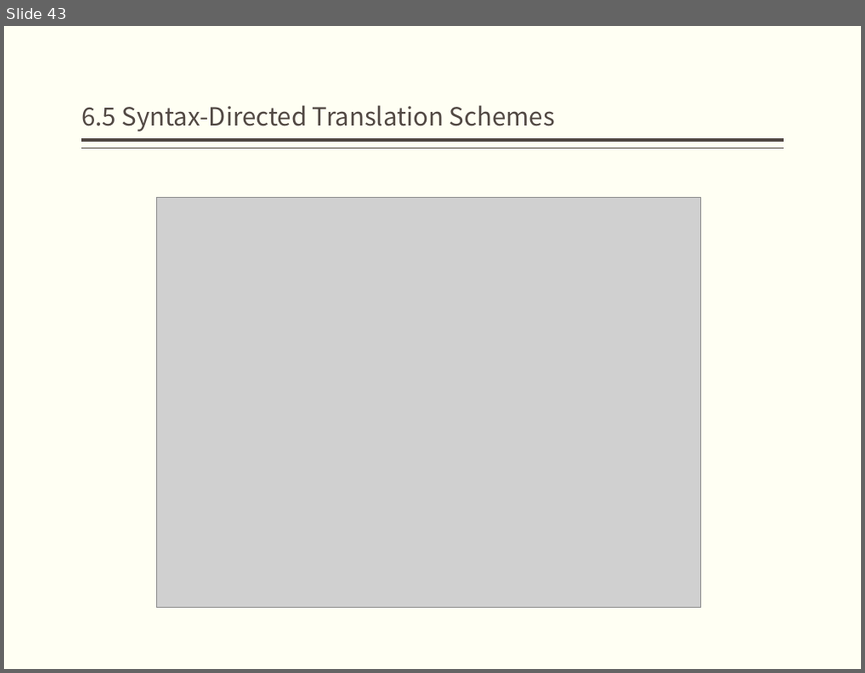
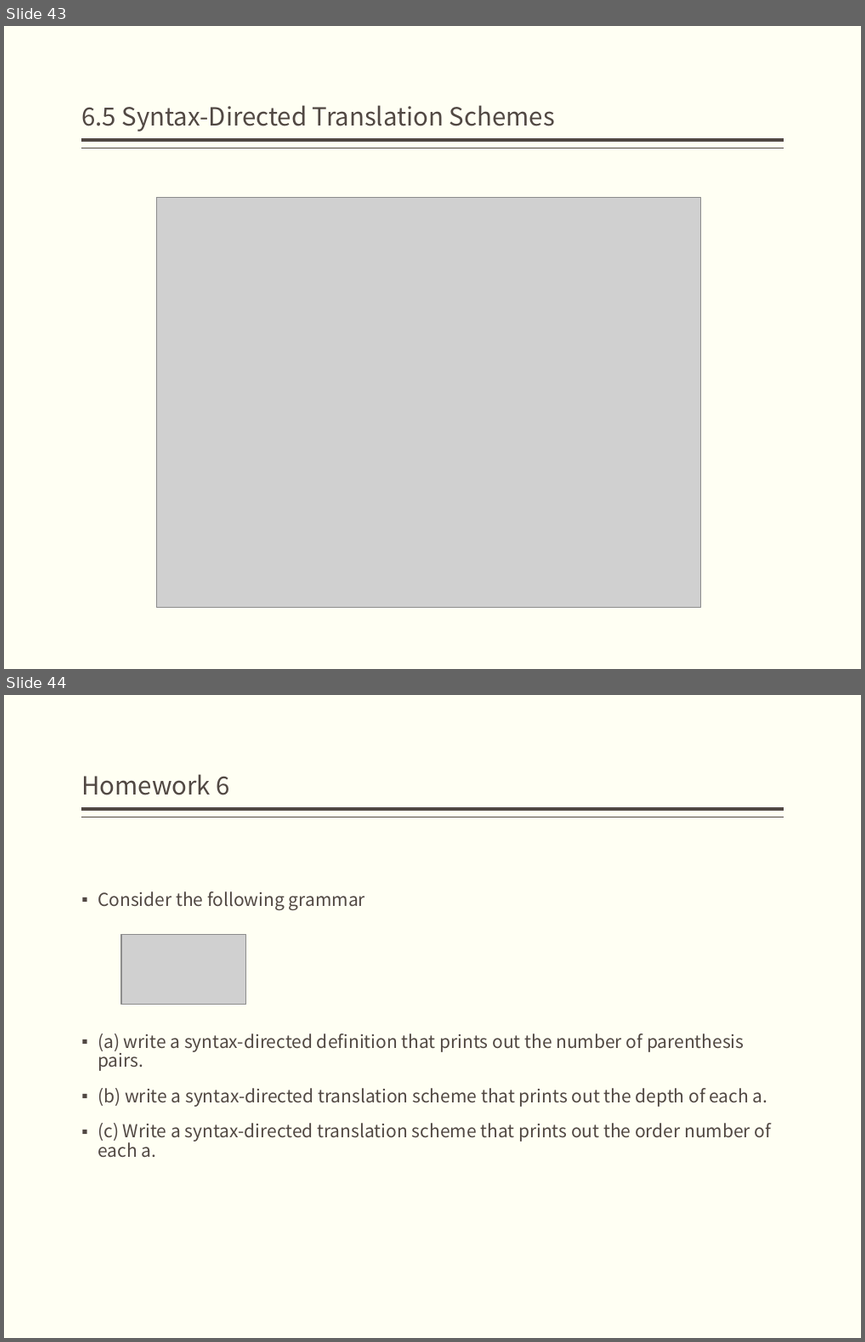
Before and after one commit to bonkboykz/jz81.github.io, a slide deck: course/compiler/LectureNotes/(Spring2017)Lecture6.pptx. Shown one above the other, each under a label of ours: slide 43 before the commit, slides 43 and 44 after it. The pictures are 865x673 and 865x1342 pixels, drawn with LibreOffice and Linux fonts; fonts in the diff are those of the drawing; grey boxes stand for pictures. Boxes give left, top, right and bottom in pixels: in the first picture for what was removed or moved away, otherwise in the second. Text is boxed around its words. In the diff, an @@ line names an element or a change of style, - is before the commit and + after.

Commit message:
add homework 6

```diff
--- a/course/compiler/LectureNotes/(Spring2017)Lecture6.pptx
+++ b/course/compiler/LectureNotes/(Spring2017)Lecture6.pptx
@@ slide 44 added at <box>4,695,861,1338</box>, background #FFFFF3; not listed: 2 template elements that a slide beside it also shows @@
@@ title added at <box>81,774,230,795</box>, 21 pt, text #514843 @@
+Homework 6
@@ text added at <box>98,891,772,1157</box>, 15 pt, text #514843 @@
+▪ Consider the following grammar
+▪ (a) write a syntax-directed definition that prints out the number of parenthesis pairs.
+▪ (b) write a syntax-directed translation scheme that prints out the depth of each a.
+▪ (c) Write a syntax-directed translation scheme that prints out the order number of each a.
@@ picture added at <box>121,935,246,1004</box> @@
```
